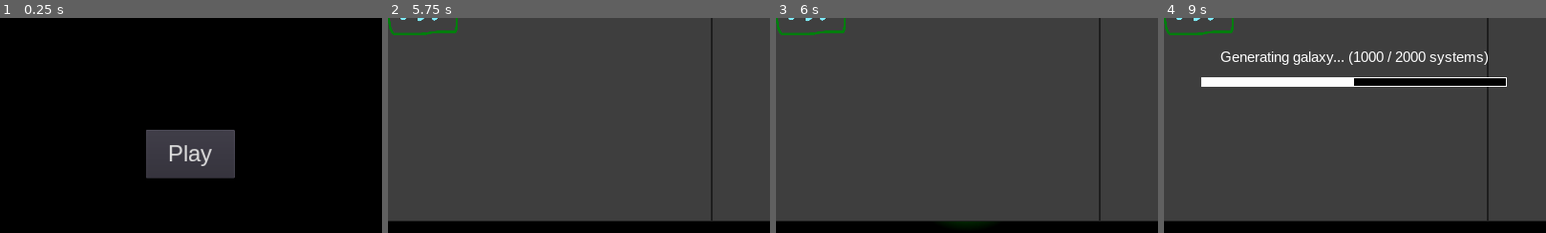
Above: before the commit, frames 1-4 (left to right).
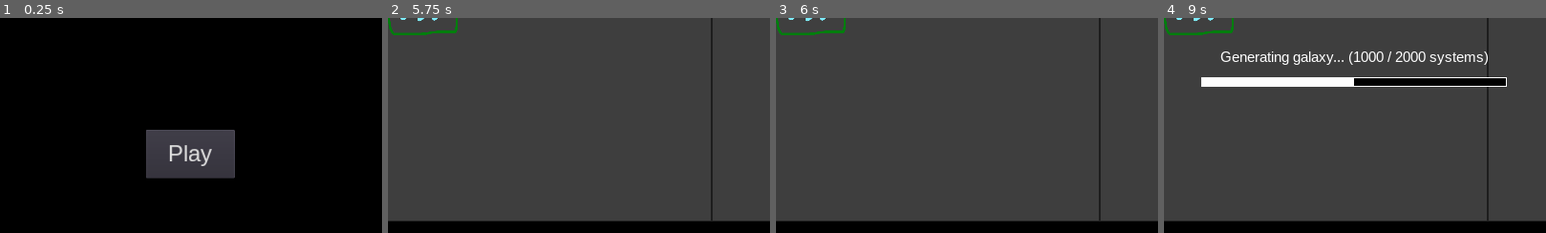
Above: after the commit, the same moments.

Repository: Apple0726/helixteus-3
Game: Godot game, scene res://Scenes/Game.tscn
The game is run twice, just before and just after one commit, with the same random seed, the same clock (stepped at 60 frames per second) and the same inputs.
Inputs (mouse positions are % of the whole screen's width and height, from its top left):
- Up to frame 1 (0.25 s): no input
- Up to frame 2 (5.75 s): click "Play" at 0.5 s; click (29, 16) at 1.27 s; tap Enter at 2 s; move the mouse to (72, 45) at 2.02 s; hold D (ui_right) 2.03-2.75 s; tap Z (change_view) at 2.1 s; click (72, 45) at 2.17 s; drag from (30, 55) to (45, 70) at 2.77 s; tap Space at 3.5 s; move the mouse to (60, 28) at 3.52 s; press the mouse at (60, 28) at 3.53 s; hold D (ui_right) 3.53-4.25 s; release the mouse at (60, 28) at 4.25 s; drag from (45, 70) to (20, 35) at 4.27 s; click (2, 53) at 5 s
- Up to frame 3 (6 s): click (2, 62) at 5.75 s
- Up to frame 4 (9 s): click (36, 20) at 6.52 s; click (50, 74) at 7.27 s; click (98, 3) at 8 s; click (2, 96) at 8.75 s
The pictures show only the part of the screen within x 25-75%, y 42-92%; the shares and areas given below are measured in that part.

Frames 1-2 are identical in both runs. In frame 3, 0.1% of the frame differs, in the area x 45-55%, y 94-97%; in frame 4, nothing differs.

Commit message:
Various fixes

Diff:
--- a/Scripts/Galaxy.gd
+++ b/Scripts/Galaxy.gd
@@ -18,47 +18,7 @@
 		var system = Sprite.new()
 		var star_texture = preload("res://Graphics/Stars/Star.png")
 		star_btn.texture_normal = star_texture
-		var w = int(star["class"][1]) / 10.0#weight for lerps
-		var Y9 = Color(25, 0, 0, 255) / 255.0
-		var Y0 = Color(66, 0, 0, 255) / 255.0
-		var T0 = Color(117, 0, 0, 255) / 255.0
-		var L0 = Color(189, 32, 23, 255) / 255.0
-		var M0 = Color(255, 181, 108, 255) / 255.0
-		var K0 = Color(255, 218, 181, 255) / 255.0
-		var G0 = Color(255, 237, 227, 255) / 255.0
-		var F0 = Color(249, 245, 255, 255) / 255.0
-		var A0 = Color(213, 224, 255, 255) / 255.0
-		var B0 = Color(162, 192, 255, 255) / 255.0
-		var O0 = Color(140, 177, 255, 255) / 255.0
-		var Q0 = Color(134, 255, 117, 255) / 255.0
-		var R0 = Color(255, 151, 255, 255) / 255.0
-		match star["class"][0]:
-			"Y":
-				star_btn.modulate = lerp(Y0, Y9, w)
-			"T":
-				star_btn.modulate = lerp(T0, Y0, w)
-			"L":
-				star_btn.modulate = lerp(L0, T0, w)
-			"M":
-				star_btn.modulate = lerp(M0, L0, w)
-			"K":
-				star_btn.modulate = lerp(K0, M0, w)
-			"G":
-				star_btn.modulate = lerp(G0, K0, w)
-			"F":
-				star_btn.modulate = lerp(F0, G0, w)
-			"A":
-				star_btn.modulate = lerp(A0, F0, w)
-			"B":
-				star_btn.modulate = lerp(B0, A0, w)
-			"O":
-				star_btn.modulate = lerp(O0, B0, w)
-			"Q":
-				star_btn.modulate = lerp(Q0, O0, w)
-			"R":
-				star_btn.modulate = lerp(R0, Q0, w)
-			"Z":
-				star_btn.modulate = Color(0.05, 0.05, 0.05, 1)
+		star_btn.modulate = game.get_star_modulate(star["class"])
 		self.add_child(system)
 		system.add_child(star_btn)
 		star_btn.connect("mouse_entered", self, "on_system_over", [s_i["id"]])
@@ -68,9 +28,9 @@
 		star_btn.rect_pivot_offset = Vector2(600 / 2, 600 / 2)
 		var radius
 		if star["size"] < 1:
-			radius = pow(star["size"] / game.SYSTEM_SCALE_DIV, 0.4)
+			radius = pow(star["size"] / game.SYSTEM_SCALE_DIV, 0.8)
 		else:
-			radius = pow(star["size"] / game.SYSTEM_SCALE_DIV, 0.3)
+			radius = pow(star["size"] / game.SYSTEM_SCALE_DIV, 0.6)
 		star_btn.rect_scale.x = radius
 		star_btn.rect_scale.y = radius
 		system.position = s_i["pos"]
--- a/Scripts/Game.gd
+++ b/Scripts/Game.gd
@@ -9,7 +9,7 @@
 onready var construct_panel:Control = construct_panel_scene.instance()
 onready var tooltip:Control = tooltip_scene.instance()
 
-const SYSTEM_SCALE_DIV = 40.0
+const SYSTEM_SCALE_DIV = 10.0
 const GALAXY_SCALE_DIV = 750.0
 const CLUSTER_SCALE_DIV = 1600.0
 const SC_SCALE_DIV = 400.0
@@ -40,7 +40,7 @@
 var energy = 200
 
 #Stores information of all objects discovered
-var universe_data = [{"id":0, "type":0, "name":"Universe", "diff":1, "discovered":false, "supercluster_num":1000, "superclusters":[0], "view":{"pos":Vector2(640 * 0.5, 360 * 0.5), "zoom":2, "sc_mult":0.1}}]
+var universe_data = [{"id":0, "type":0, "name":"Universe", "diff":1, "discovered":false, "supercluster_num":8000, "superclusters":[0], "view":{"pos":Vector2(640 * 0.5, 360 * 0.5), "zoom":2, "sc_mult":0.1}}]
 var supercluster_data = [{"id":0, "type":0, "name":"Laniakea Supercluster", "pos":Vector2.ZERO, "diff":1, "discovered":false, "parent":0, "cluster_num":600, "clusters":[0], "view":{"pos":Vector2(640 * 0.5, 360 * 0.5), "zoom":2, "sc_mult":0.1}}]
 var cluster_data = [{"id":0, "type":0, "class":"group", "name":"Local Group", "pos":Vector2.ZERO, "diff":1, "discovered":false, "parent":0, "galaxy_num":55, "galaxies":[], "view":{"pos":Vector2(640 * 3, 360 * 3), "zoom":0.333}}]
 var galaxy_data = [{"id":0, "type":0, "name":"Milky Way", "pos":Vector2.ZERO, "rotation":0, "diff":1, "discovered":false, "parent":0, "system_num":2000, "systems":[], "view":{"pos":Vector2(15000 + 1280, 15000 + 720), "zoom":0.5}}]
@@ -559,24 +559,23 @@
 					temp = rand_range(10000, 60000)
 				star_size = rand_range(0.006, 0.03)
 				mass = rand_range(0.4, 1.2)
-			var rand_f = randf()
-			if mass > 0.25 and rand_f < 0.12:
+			if mass > 0.25 and randf() < 0.12:
 				star_type = "giant"
 				star_size *= max(rand_range(35000, 40000) / temp, rand_range(1.2, 1.4))
-			if mass >= 0.08:
-				if rand_f < 0.01:
+			if star_type == "main-sequence":
+				if randf() < 0.01:
 					mass = rand_range(10, 50)
 					star_type = "supergiant"
 					star_size *= max(rand_range(60000, 70000) / temp, rand_range(1.7, 2.1))
-				if rand_f < 0.0015:
+				if randf() < 0.0015:
 					mass = rand_range(5, 30)
 					star_type = "hypergiant"
-					star_size *= max(rand_range(100000, 150000) / temp, rand_range(3.0, 4.0))
+					star_size *= max(rand_range(150000, 200000) / temp, rand_range(3.0, 4.0))
 					var tier = 1
 					while randf() < 0.2:
 						tier += 1
 						star_type = "hypergiant " + get_roman_num(tier)
-						star_size *= 1.1
+						star_size *= 1.2
 
 			star_class = get_star_class(temp)
 			#star["luminosity"] = pow(mass, rand_range(3, 4))
@@ -595,7 +594,9 @@
 			if star["size"] > biggest_star_size:
 				biggest_star_size = star["size"]
 			combined_star_size += star["size"]
-		var planet_num = max(round(pow(combined_star_size, 0.3) * rand_int(2, 9)), 2)
+		var planet_num = max(round(pow(combined_star_size, 0.3) * rand_int(1, 9)), 2)
+		if planet_num > 30:
+			planet_num -= (planet_num - 30) / 2
 		s_i["planet_num"] = planet_num
 
 		var s_id = system_data.size()
@@ -609,9 +610,9 @@
 		#Collision detection
 		var radius
 		if biggest_star_size < 1:
-			radius = 320 * pow(biggest_star_size / SYSTEM_SCALE_DIV, 0.4)
+			radius = 320 * pow(biggest_star_size / SYSTEM_SCALE_DIV, 0.8)
 		else:
-			radius = 320 * pow(biggest_star_size / SYSTEM_SCALE_DIV, 0.3)
+			radius = 320 * pow(biggest_star_size / SYSTEM_SCALE_DIV, 0.6)
 		var circle
 		var pos
 		var colliding = true
@@ -695,7 +696,7 @@
 		p_i["type"] = rand_int(3, 10)
 		p_i["size"] = 2000 + rand_range(0, 10000) * (i + 1)
 		p_i["angle"] = rand_range(0, 2 * PI)
-		p_i["distance"] = pow(1.3,i+(max(1.0,log(combined_star_size*(0.75+0.25/max(1.0,log(combined_star_size)))))*3.8114946867097))
+		p_i["distance"] = pow(1.3,i+(max(1.0,log(combined_star_size*(0.75+0.25/max(1.0,log(combined_star_size)))))/log(1.3)))
 		max_distance = p_i["distance"]
 		p_i["parent"] = id
 		p_i["view"] = {"pos":Vector2.ZERO, "zoom":1.0}
@@ -715,7 +716,7 @@
 func generate_tiles(id:int):
 	#wid is number of tiles horizontally/vertically
 	#So total number of tiles is wid squared
-	var wid:int = round(pow(planet_data[id]["size"], 0.6) / 28.0)
+	var wid:int = min(round(pow(planet_data[id]["size"], 0.6) / 28.0), 50)
 
 	for _i in range(0, pow(wid, 2)):
 		planet_data[id]["tiles"].append(tile_data.size())
@@ -794,6 +795,50 @@
 		cl = "Z"
 	return cl
 
+func get_star_modulate (star_class:String):
+	var w = int(star_class[1]) / 10.0#weight for lerps
+	var m
+	var Y9 = Color(25, 0, 0, 255) / 255.0
+	var Y0 = Color(66, 0, 0, 255) / 255.0
+	var T0 = Color(117, 0, 0, 255) / 255.0
+	var L0 = Color(189, 32, 23, 255) / 255.0
+	var M0 = Color(255, 181, 108, 255) / 255.0
+	var K0 = Color(255, 218, 181, 255) / 255.0
+	var G0 = Color(255, 237, 227, 255) / 255.0
+	var F0 = Color(249, 245, 255, 255) / 255.0
+	var A0 = Color(213, 224, 255, 255) / 255.0
+	var B0 = Color(162, 192, 255, 255) / 255.0
+	var O0 = Color(140, 177, 255, 255) / 255.0
+	var Q0 = Color(134, 255, 117, 255) / 255.0
+	var R0 = Color(255, 151, 255, 255) / 255.0
+	match star_class[0]:
+		"Y":
+			m = lerp(Y0, Y9, w)
+		"T":
+			m = lerp(T0, Y0, w)
+		"L":
+			m = lerp(L0, T0, w)
+		"M":
+			m = lerp(M0, L0, w)
+		"K":
+			m = lerp(K0, M0, w)
+		"G":
+			m = lerp(G0, K0, w)
+		"F":
+			m = lerp(F0, G0, w)
+		"A":
+			m = lerp(A0, F0, w)
+		"B":
+			m = lerp(B0, A0, w)
+		"O":
+			m = lerp(O0, B0, w)
+		"Q":
+			m = lerp(Q0, O0, w)
+		"R":
+			m = lerp(R0, Q0, w)
+		"Z":
+			m = Color(0.05, 0.05, 0.05, 1)
+	return m
 #Returns a random integer between low and high inclusive
 func rand_int(low:int, high:int):
 	return randi() % (high - low + 1) + low
--- a/Scripts/System.gd
+++ b/Scripts/System.gd
@@ -2,27 +2,30 @@
 
 onready var game = self.get_parent().get_parent()
 onready var stars_info = game.system_data[game.c_s]["stars"]
-onready var star_graphic = preload("res://Graphics/Stars/M.png")
+onready var star_graphic = preload("res://Graphics/Stars/Star.png")
 onready var planets_id = game.system_data[game.c_s]["planets"]
 
 var stars
 
 const DIST_MULT = 150.0
-const PLANET_SCALE_DIV = 400000.0
+const PLANET_SCALE_DIV = 1600000.0
 const STAR_SCALE_DIV = 5.0
 
 func _ready():
+	var combined_star_size = 0
 	for i in range(0, stars_info.size()):
 		var star_info = stars_info[i]
 		var star = TextureButton.new()
 		star.texture_normal = star_graphic
 		self.add_child(star)
-		star.rect_pivot_offset = Vector2(384, 384)
+		star.rect_pivot_offset = Vector2(300, 300)
+		combined_star_size += star_info["size"]
 		star.rect_scale.x = star_info["size"] / STAR_SCALE_DIV
 		star.rect_scale.y = star_info["size"] / STAR_SCALE_DIV
-		star.rect_position = star_info["pos"] - Vector2(384, 384)
+		star.rect_position = star_info["pos"] - Vector2(300, 300)
 		star.connect("mouse_entered", self, "on_star_over", [i])
 		star.connect("mouse_exited", self, "on_btn_out")
+		star.modulate = game.get_star_modulate(star_info["class"])
 
 	var orbit_scene = preload("res://Scenes/Orbit.tscn")
 	var planets_info = []
@@ -54,7 +57,7 @@
 		planet_btn.rect_scale.y = p_i["size"] / PLANET_SCALE_DIV
 		planet_glow.rect_pivot_offset = Vector2(100, 100)
 		planet_glow.rect_position = Vector2(-100, -100)
-		planet_glow.rect_scale *= planet_btn.rect_scale.x * 7 + p_i["ring"] / 2.5
+		planet_glow.rect_scale *= (planet_btn.rect_scale.x * 3 + pow(1.3, p_i["ring"])) * pow(combined_star_size / 5.0, 0.5)
 		match p_i["status"]:
 			"conquered":
 				planet_glow.modulate = Color(0, 1, 0, 1)
